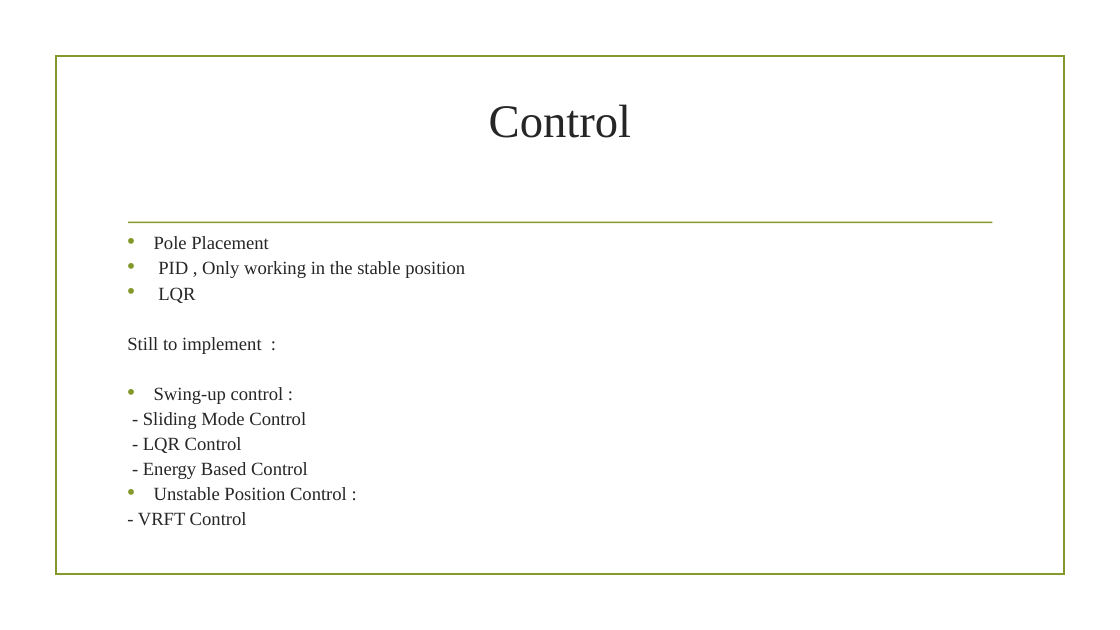
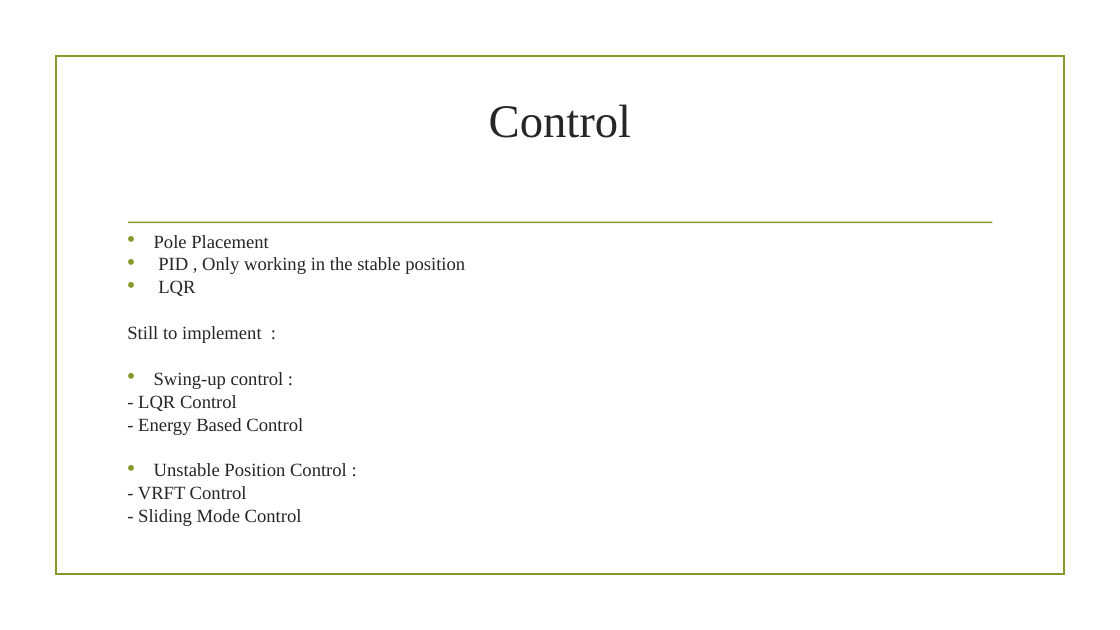
Before and after one commit to Quanser-Team/Quanser-Project, a slide deck: slide 4 of Presentation & Report/QUANSAR CUBE 2.odp. Drawn at 1120x630 pixels with LibreOffice and Linux fonts; fonts in the diff are those of the drawing; background and template pictures are left out. Boxes give left, top, right and bottom in pixels: in the first picture for what was removed or moved away, otherwise in the second. Text is boxed around its words. In the diff, an @@ line names an element or a change of style, - is before the commit and + after.

```diff
--- a/Presentation & Report/QUANSAR CUBE 2.odp
+++ b/Presentation & Report/QUANSAR CUBE 2.odp
@@ text at <box>127,235,465,499</box>: line spacing 0.6 to 0.5 @@
@@ text at <box>143,412,306,429</box>: paragraph removed @@
-- Sliding Mode Control
@@ text at <box>138,509,302,526</box>: paragraph added @@
+- Sliding Mode Control
```
Also in this commit, not shown: 1 other slide changed.
